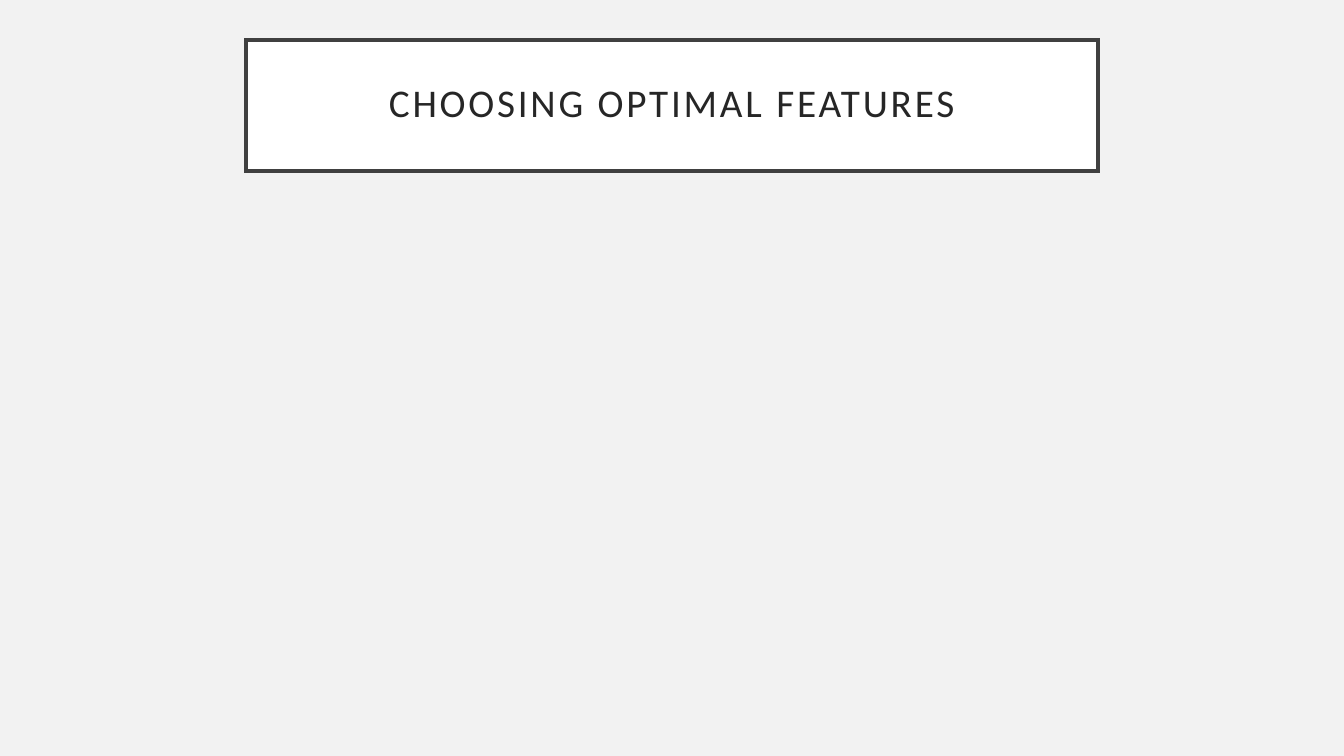
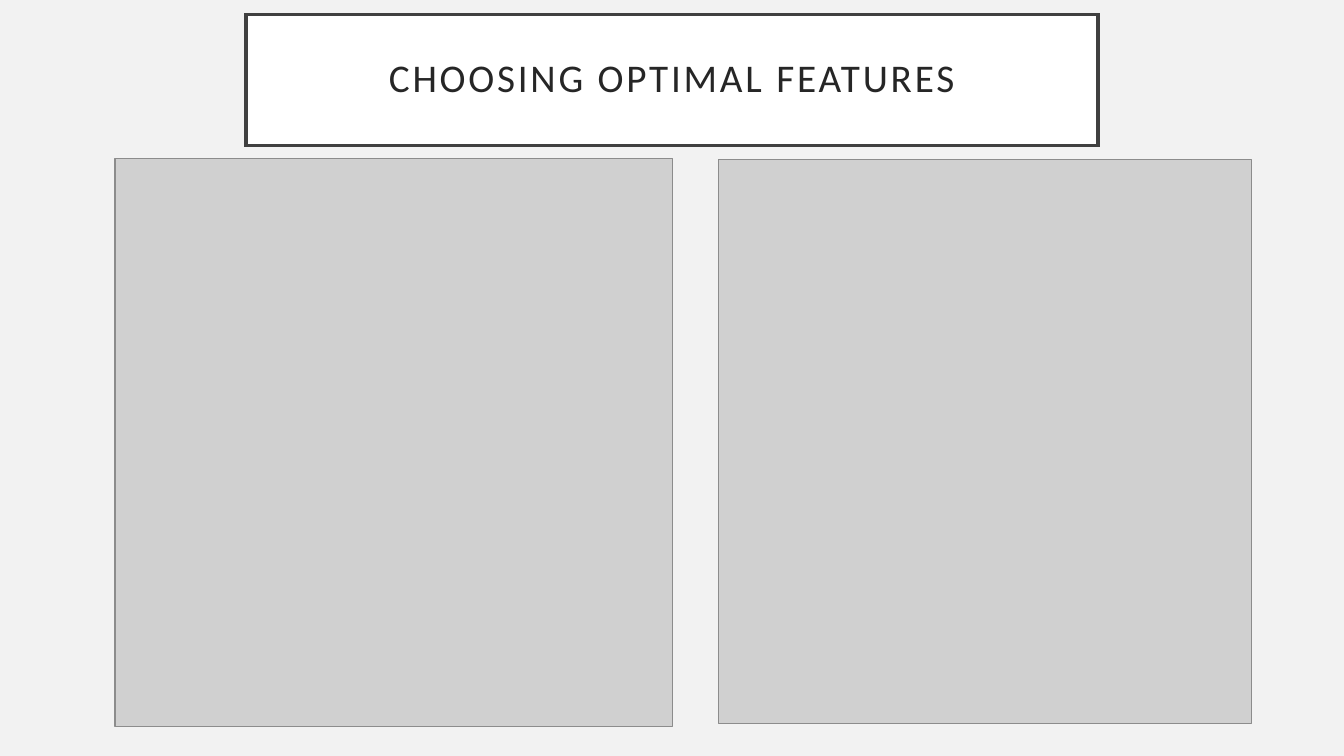
Before and after one commit to paweljuda/MLDogBarkIdentification, a slide deck: slide 8 of Audio Dog Bark Identification.pptx. Drawn at 1344x756 pixels with LibreOffice and Linux fonts; fonts in the diff are those of the drawing; grey boxes stand for pictures. Boxes give left, top, right and bottom in pixels: in the first picture for what was removed or moved away, otherwise in the second. Text is boxed around its words. In the diff, an @@ line names an element or a change of style, - is before the commit and + after.

```diff
--- a/Audio Dog Bark Identification.pptx
+++ b/Audio Dog Bark Identification.pptx
@@ title "CHOOSING OPTIMAL FEATURES": place and size @@
-title "CHOOSING OPTIMAL FEATURES" at bbox=[246, 39, 1098, 170]
+title "CHOOSING OPTIMAL FEATURES" at bbox=[246, 14, 1098, 145]
@@ picture added at bbox=[115, 158, 673, 727] @@
@@ picture added at bbox=[719, 159, 1251, 724] @@
```
Also in this commit, not shown: 1 other file.
